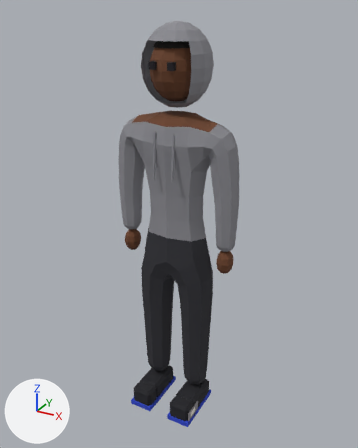
Renders of the glTF model public/models/keanu.glb from each side of a commit.
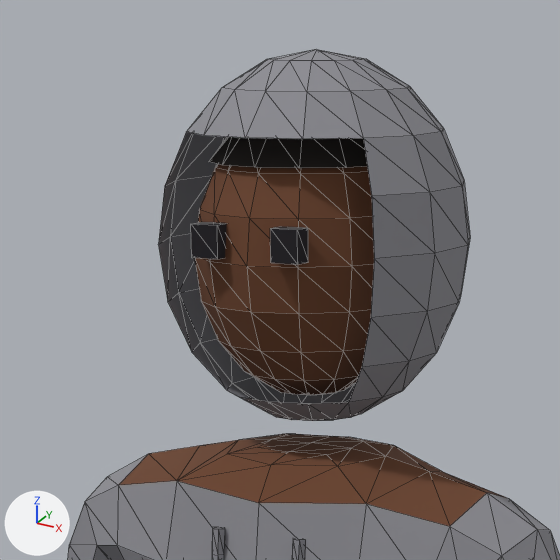
Each version appears first whole from a 50 mm lens placed at (1.031, -1.854, 1.913), pointed at (0.002, 0.018, 0.977), and next in a close-up on the part from 29% to 66% of the width and 2% to 31% of the height. Every picture has the same lights, and +X, +Y and +Z are marked at lower left. The older version's two pictures come first. The close-ups show mesh edges as thin lines. Vertices at exactly the same position are counted once.

The first close-up shows 'Keanu'.
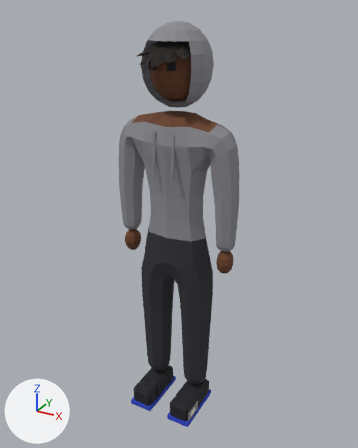
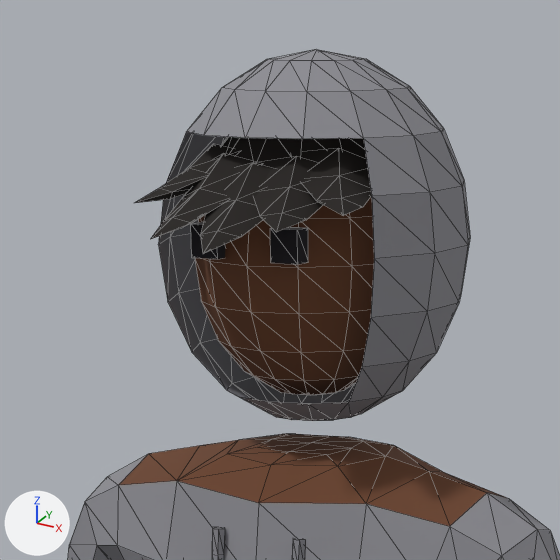
The change, as a list of edits to the scene's bpy script:
```text
Change me_keanu:
    used by ob_keanu; location = (0.0, 0.0, 0.0)
    remove me_keanu.from_pydata(...)  # 1123 vertices, 2138 faces; spans x -0.3..0.3, y -0.2..0.17, z -0.02..1.86
    add me_keanu.from_pydata(...)  # 1188 vertices, 2248 faces; spans x -0.3..0.3, y -0.2..0.17, z -0.02..1.86
    me_keanu part 1: a new loose piece of 13 vertices spanning x -0.11..-0.03, y -0.14..-0.03, z 1.73..1.78, in mat_haircolor (black #1a1410)
    me_keanu part 2: a new loose piece of 13 vertices spanning x -0.08..0.01, y -0.18..-0.07, z 1.71..1.77, in mat_haircolor (black #1a1410)
    me_keanu part 3: a new loose piece of 13 vertices spanning x -0.04..0.04, y -0.2..-0.09, z 1.7..1.77, in mat_haircolor (black #1a1410)
    me_keanu part 4: a new loose piece of 13 vertices spanning x -0.01..0.08, y -0.17..-0.07, z 1.72..1.77, in mat_haircolor (black #1a1410)
    me_keanu part 5: a new loose piece of 13 vertices spanning x 0.03..0.11, y -0.14..-0.03, z 1.73..1.78, in mat_haircolor (black #1a1410)
```

Location of each change, [x1, y1, x2, y2] in pixels of the close-ups (560 x 560 px):
part 1 of me_keanu, added (black)
    after: [135, 144, 230, 203]
part 2 of me_keanu, added (black)
    after: [151, 154, 252, 239]
part 3 of me_keanu, added (black)
    after: [200, 163, 271, 254]
part 4 of me_keanu, added (black)
    after: [254, 156, 323, 232]
part 5 of me_keanu, added (black)
    after: [302, 148, 372, 216]
